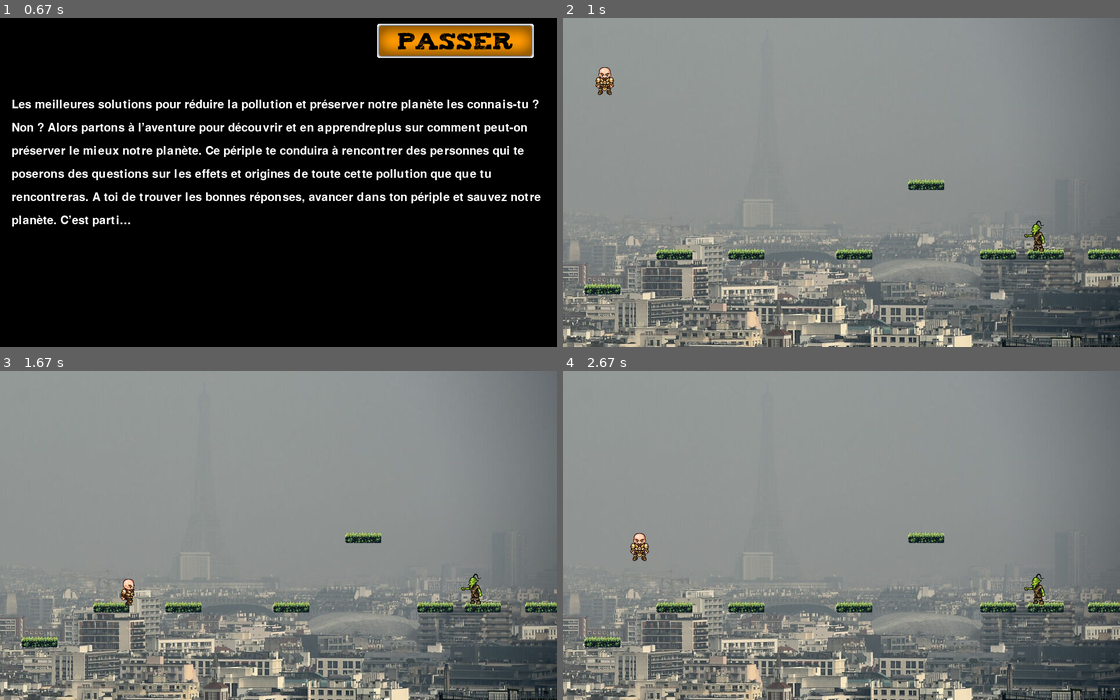
Above: before the commit, frames 1-4 (two rows, left to right).
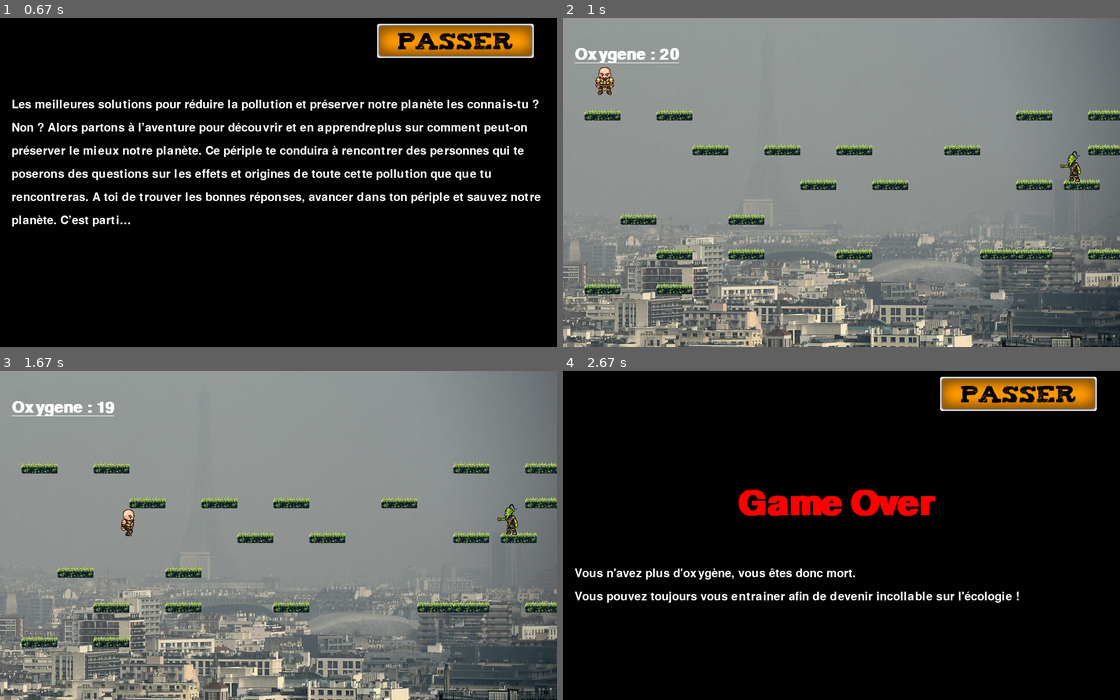
Above: after the commit, the same moments.

Repository: TarJimmy/gameJam
Game: pygame game, started from main.py
Same seed, same stepped clock (60 frames per second), same inputs: the game is played once before the commit and once after it.
Inputs (mouse positions are in pixels of both pictures, inside the frame that each line leads up to):
- Up to frame 1 (0.67 s): click (122, 179) at 0.38 s
- Up to frame 2 (1 s): click (1019, 41) at 0.88 s
- Up to frame 3 (1.67 s): hold Right from 1.33 s (still down)
- Up to frame 4 (2.67 s): release Right at 1.8 s; hold Right 1.83-2.3 s; tap Space at 1.9, 2.2 s; press the mouse at (986, 588) at 2.37 s; move the mouse to (874, 528) at 2.47 s; release the mouse at (763, 466) at 2.6 s

Frame 1 is identical in both runs. In frame 2, 4.1% of the frame differs, in the area x 2-100%, y 9-84%; in frame 3, 4.4%; in frame 4, 100%, in the area x 0-100%, y 0-100%.

Commit message:
Ajout oxygene

Diff:
--- a/class_Game.py
+++ b/class_Game.py
@@ -12,6 +12,10 @@
     def __init__(self, pos_initialP, pos_initialN, pos_initialO):
         cheminBackGround = 'images/backgrounds/'
         cheminObject = 'images/objects/sol1.png'
+        self.policeOxygene = pygame.font.Font(None, 40)
+        self.policeOxygene.set_bold(True)
+        self.policeOxygene.set_underline(True)
+        self.colorText = pygame.Color(255,255,255)
         self.maps = []
         self.formatsMaps = []
         #Mesure du temps
@@ -100,17 +104,25 @@
         self.formatsMaps.append(map)
     #Crée toutes les formations de maps
 
-
+    def afficherOxygene(self,screen):
+        if self.player.oxygene < 10:
+            numOxygene = str(round(self.player.oxygene,1))
+        else:
+            numOxygene = str(round(self.player.oxygene))
+
+        texte = "Oxygene : " + numOxygene
+        titre = self.policeOxygene.render(texte,True,self.colorText)
+        screen.blit(titre, (20,50))
 
     def createFormatMap(self):
         map = [[0, 0, 0, 0, 0, 0, 0, 0, 0, 0, 0, 0, 0, 0, 0, 0],
                  [0, 0, 0, 0, 0, 0, 0, 0, 0, 0, 0, 0, 0, 0, 0, 0],
-                 [0, 0, 0, 0, 0, 0, 0, 0, 0, 0, 0, 0, 0, 0, 0, 0],
-                 [0, 0, 0, 0, 0, 0, 0, 0, 0, 0, 0, 0, 0, 0, 0, 0],
-                 [0, 0, 0, 0, 0, 0, 0, 0, 0, 1, 0, 0, 0, 0, 0, 0],
-                 [0, 0, 0, 0, 0, 0, 0, 0, 0, 0, 0, 0, 0, 0, 0, 1],
-                 [0, 0, 1, 0, 1, 0, 0, 1, 0, 0, 0, 1, 3, 0, 1, 0],
-                 [1, 0, 0, 0, 0, 0, 0, 0, 0, 0, 0, 0, 0, 0, 0, 0],
+                 [1, 0, 1, 0, 0, 0, 0, 0, 0, 0, 0, 0, 1, 0, 1, 1],
+                 [0, 0, 0, 1, 0, 1, 0, 1, 0, 0, 1, 0, 0, 0, 1, 1],
+                 [0, 0, 0, 0, 0, 0, 1, 0, 1, 0, 0, 0, 1, 3, 0, 1],
+                 [0, 1, 0, 0, 1, 0, 0, 0, 0, 0, 0, 0, 0, 0, 0, 1],
+                 [0, 0, 1, 0, 1, 0, 0, 1, 0, 0, 0, 1, 1, 0, 1, 0],
+                 [1, 0, 1, 0, 0, 0, 0, 0, 0, 0, 0, 0, 0, 0, 0, 0],
                  [0, 0, 0, 0, 0, 0, 0, 0, 0, 0, 0, 0, 0, 0, 0, 0]]
         self.addFormatMap(map)
         map = [[0, 0, 0, 0, 0, 0, 0, 0, 0, 0, 0, 0, 0, 0, 0, 0],
@@ -349,7 +361,6 @@
             #Pour arreter d'afficher la solution quand on change de map
             self.solution = False
         if self.player.x < -20 and self.np > 0:
-
             self.player.x = self.pos_initialP[0]
             self.player.y = self.pos_initialP[1]
 
@@ -357,6 +368,7 @@
             self.player.x = 15
             # self.player.y = 390
         if self.player.y > 568:
+            self.player.oxygene -= 100
             self.player.x = self.pos_initialP[0]
             self.player.y = self.pos_initialP[1]
 
@@ -402,3 +414,4 @@
         # self.object.draw(screen)
         # self.blocage_affichage(screen)
         # self.collision_object()
+        self.afficherOxygene(screen)
--- a/class_Histoire.py
+++ b/class_Histoire.py
@@ -13,21 +13,22 @@
         self.policeTitre = pygame.font.Font(None, 40)
         self.policeTitre.set_bold(True)
         self.policeTitre.set_underline(True)
-
         self.policeRoles = pygame.font.Font(None, 30)
         self.nbHistoire = 0
         self.policeSource = pygame.font.Font(None, 40)
         self.policeSource.set_underline(True)
+        self.policeGameOver = pygame.font.Font(None, 90)
+        self.policeGameOver.set_bold(True)
         #Couleur du texte
         self.colorText = pygame.Color(255,255,255)
+        self.colorGameOver = pygame.Color(255,0,0)
         #Liste des differents rolesw
         self.histoire1 = []
         self.histoire2 = []
         self.histoire3 = []
-        #Listes des sources
-        # self.TitreRole = self.policeTitre.render("Roles :",True,self.colorText)
-        # self.TitreSource = self.policeTitre.render("Sources :",True,self.colorText)
+        self.histoire4 = []
 
+        self.titreGameOver = self.policeGameOver.render("Game Over",True,self.colorGameOver)
         self.buttonNext = Button(650,10,"images/boutons/boutonPasser.gif")
 
         self.addRoles("Les meilleures solutions pour réduire la pollution et préserver notre planète les connais-tu ?",1)
@@ -46,6 +47,12 @@
         self.addRoles("incollable sur l’écologie. Maintenant tu peux transmettre le message aux autres et tous",3)
         self.addRoles("ensemble nous pourrons sauvez notre planète.",3)
 
+        self.addRoles("Bravo !! Tu as répondu avec succès à toutes les questions sur l’environnement. Tu es",3)
+        self.addRoles("incollable sur l’écologie. Maintenant tu peux transmettre le message aux autres et tous",3)
+        self.addRoles("ensemble nous pourrons sauvez notre planète.",3)
+
+        self.addRoles("Vous n'avez plus d'oxygène, vous êtes donc mort.",4)
+        self.addRoles("Vous pouvez toujours vous entrainer afin de devenir incollable sur l'écologie !",4)
 
     def addRoles(self,histoire,num):
         text = histoire
@@ -53,15 +60,16 @@
             self.histoire1.append(self.policeRoles.render(text,True,self.colorText))
         elif num==2:
             self.histoire2.append(self.policeRoles.render(text,True,self.colorText))
-        else:
+        elif num==3:
             self.histoire3.append(self.policeRoles.render(text,True,self.colorText))
+        elif num==4:
+            self.histoire4.append(self.policeRoles.render(text,True,self.colorText))
     #fonction qui affiche les crédit
-    def afficher(self,screen,num):
+    def afficher(self,screen,num, player = None):
         screen.fill((0,0,0))
         screen.blit(self.buttonNext.image,(self.buttonNext.rect.x,self.buttonNext.rect.y))
-        i = 80
+        i = 120
         # screen.blit(self.TitreRole, (20,90))
-        i += 40
         #I est la séparation entre 2 textes
         #Affiche tous les roles
         if num==1:
@@ -72,7 +80,15 @@
             for rolesCourant in self.histoire2:
                 screen.blit(rolesCourant, (20,i+20))
                 i+= 40
-        else:
+        elif num ==3:
             for rolesCourant in self.histoire3:
                 screen.blit(rolesCourant, (20,i+20))
                 i+= 40
+                text = "Vous avez obtenue : " + str(round(player.oxygene)) + "points d'oxygènes"
+                screen.blit(self.policeTitre.render(text,True,self.ColorText))
+        elif num ==4:
+            screen.blit(self.titreGameOver,(300, 200))
+            i += 200
+            for rolesCourant in self.histoire4:
+                screen.blit(rolesCourant, (20,i+20))
+                i+= 40
--- a/class_Oxygene.py
+++ b/class_Oxygene.py
@@ -4,5 +4,5 @@
 class Oxygene(Object):
     def __init__(self,x,y,cheminImage = "images/objects/oxygene.png"):
         super().__init__(x,y,cheminImage)
-        bonus = random.randint(10, 30)
+        bonus = random.randint(100, 300)
         self.redimensionne(80,65)
--- a/class_Player.py
+++ b/class_Player.py
@@ -6,7 +6,7 @@
         super().__init__()
         #Gere la hauteur du saut
         self.hauteurSaut = 7
-        self.oxygene = 50
+        self.oxygene = 20
         self.x = x
         self.y = y
         self.width = width
@@ -60,6 +60,7 @@
             self.x -=self.velocity
             self.right = False
             self.left = True
+            self.oxygene -= 0.1
             game.testCollision()
             # self.falling = False
 
@@ -68,6 +69,7 @@
             self.x += self.velocity
             self.right = True
             self.left = False
+            self.oxygene -= 0.1
             game.testCollision()
             # self.falling = False
 
@@ -90,7 +92,6 @@
 
         if self.currentPlatform:
             if self.currentPlatform.test(self) == None:
-                print("je passe")
                 self.falling = True
                 self.currentPlatform = None
         if self.jumping:
@@ -99,6 +100,7 @@
             if self.jumpCounter == self.maxJumpRange:
                 self.jumping = False
                 self.falling = True
+                self.oxygene -= 10
         elif self.falling:
             self.y += self.velocity
 
--- a/main.py
+++ b/main.py
@@ -39,7 +39,20 @@
     if continu:
         #boucle tant que cette condition est vrai
         while running and retourAccueil==False:
-            if MomentHistoire == True:
+            if game.player.oxygene < 0:
+                game.numHistoire = 4
+                game.afficherHistoire(screen)
+                for event in pygame.event.get():
+                    if event.type == pygame.QUIT:
+                        running = False
+                        continu = False
+                    elif event.type == pygame.MOUSEBUTTONUP: # quand je relache le bouton
+                        if event.button == 1: # 1= clique gauche
+                            if game.histoire.buttonNext.isClicked(event.pos):
+                                MomentHistoire = False
+                                retourAccueil = True
+                                running = False
+            elif MomentHistoire == True:
                 game.afficherHistoire(screen)
                 for event in pygame.event.get():
                     if event.type == pygame.QUIT:
@@ -104,6 +117,5 @@
                                     game.solution=True
                                     game.mesNpc[game.np].end = True
                                     print("Mauvaise réponse")
-
             pygame.display.flip()
 pygame.quit()
